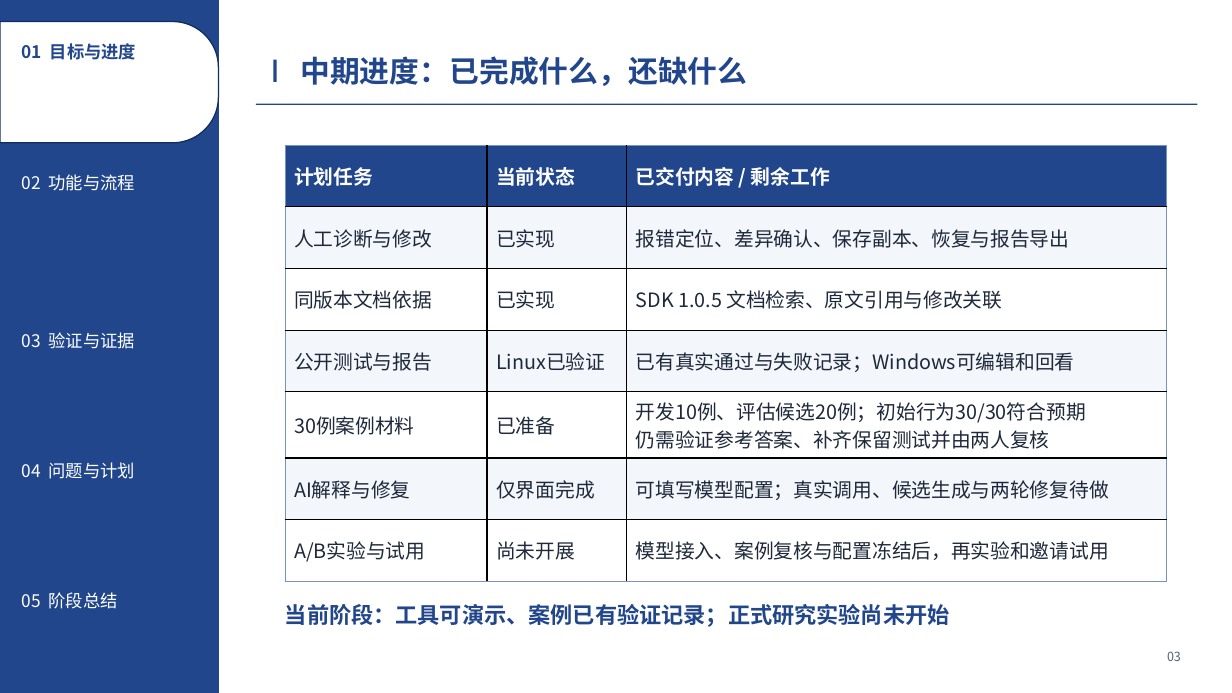
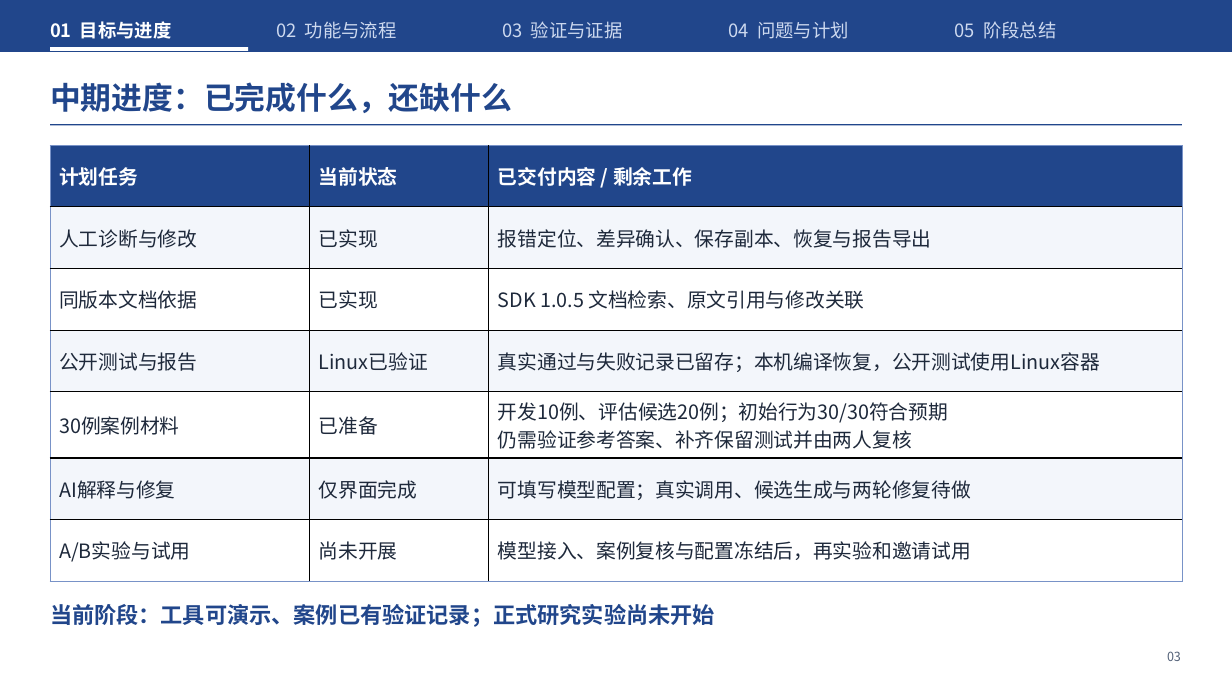
Before and after one commit to Frank72316/cangjie-code-doctor, a slide deck: slide 3 of docs/midterm-defense.pptx. Drawn at 1232x693 pixels with LibreOffice and Linux fonts; fonts in the diff are those of the drawing. Boxes give left, top, right and bottom in pixels: in the first picture for what was removed or moved away, otherwise in the second. Text is boxed around its words. In the diff, an @@ line names an element or a change of style, - is before the commit and + after.

```diff
--- a/docs/midterm-defense.pptx
+++ b/docs/midterm-defense.pptx
@@ rectangle: place and size @@
-rectangle at bbox=[0, 0, 218, 693]
+rectangle at bbox=[0, 0, 1232, 52]
@@ round same rect removed at bbox=[0, 22, 219, 143] @@
@@ text "01 目标与进度": place and size @@
-text "01 目标与进度" at bbox=[22, 43, 136, 60]
+text "01 目标与进度" at bbox=[50, 21, 172, 39]
@@ text "01 目标与进度" at bbox=[50, 21, 172, 39]: size 13.5 to 14.2 pt, text colour #21468B to #FFFFFF @@
@@ text "02 功能与流程": place and size @@
-text "02 功能与流程" at bbox=[22, 174, 135, 191]
+text "02 功能与流程" at bbox=[276, 21, 397, 39]
@@ text "03 验证与证据": place and size @@
-text "03 验证与证据" at bbox=[22, 332, 135, 349]
+text "03 验证与证据" at bbox=[502, 21, 623, 39]
@@ text "04 问题与计划": place and size @@
-text "04 问题与计划" at bbox=[22, 462, 135, 479]
+text "04 问题与计划" at bbox=[729, 21, 849, 39]
@@ size 13.5 to 14.2 pt, text colour #FFFFFF to #CDD9EF in 4 elements at bbox=[276, 21, 397, 39], bbox=[502, 21, 623, 39], bbox=[729, 21, 849, 39], bbox=[955, 21, 1056, 39] @@
@@ text "05 阶段总结": place and size @@
-text "05 阶段总结" at bbox=[22, 592, 118, 609]
+text "05 阶段总结" at bbox=[955, 21, 1056, 39]
@@ rectangle added at bbox=[50, 47, 249, 51], fill #FFFFFF @@
@@ text "中期进度：已完成什么，还缺什么": place and size @@
-text "中期进度：已完成什么，还缺什么" at bbox=[300, 56, 747, 86]
+text "中期进度：已完成什么，还缺什么" at bbox=[50, 82, 512, 113]
@@ text "中期进度：已完成什么，还缺什么" at bbox=[50, 82, 512, 113]: size 23.2 to 24 pt @@
@@ rectangle removed at bbox=[274, 60, 277, 82] @@
@@ table at bbox=[50, 145, 1182, 577] @@
-row 4, column 3: 已有真实通过与失败记录；Windows可编辑和回看
+row 4, column 3: 真实通过与失败记录已留存；本机编译恢复，公开测试使用Linux容器
@@ table: place and size @@
-table at bbox=[285, 145, 1166, 577]
+table at bbox=[50, 145, 1182, 577]
@@ rectangle: place and size @@
-rectangle at bbox=[256, 104, 1198, 104]
+rectangle at bbox=[50, 124, 1182, 125]
@@ text "当前阶段：工具可演示、案例已有验证记录；正式研究实验尚未开始": place and size @@
-text "当前阶段：工具可演示、案例已有验证记录；正式研究实验尚未开始" at bbox=[285, 604, 950, 627]
+text "当前阶段：工具可演示、案例已有验证记录；正式研究实验尚未开始" at bbox=[50, 604, 715, 627]
```
Also in this commit, not shown: 10 other slides changed, 6 other files.
